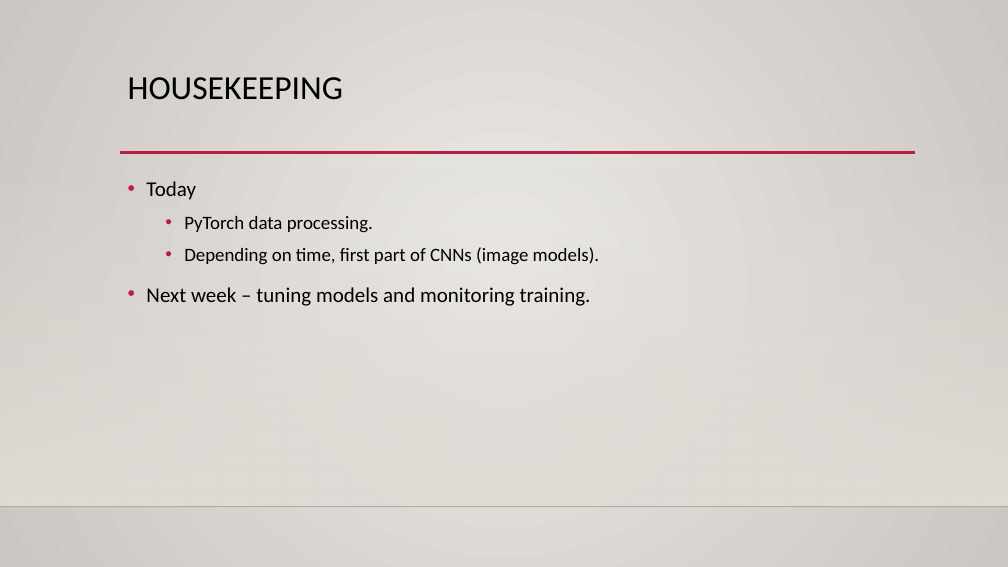
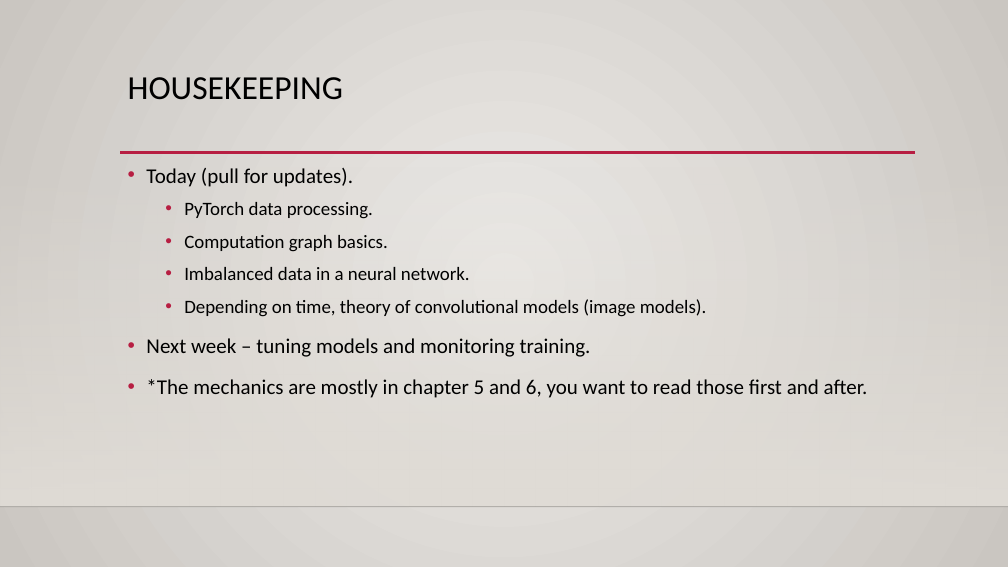
Before and after one commit to AkeemSemperDataScience/Intro_to_Machine_Learning_Students, a slide deck: slide 1 of reference_content/Slides/pytorch_data.pptx. Drawn at 1008x567 pixels with LibreOffice and Linux fonts; fonts in the diff are those of the drawing; background and template pictures are left out. Boxes give left, top, right and bottom in pixels: in the first picture for what was removed or moved away, otherwise in the second. Text is boxed around its words. In the diff, an @@ line names an element or a change of style, - is before the commit and + after.

```diff
--- a/reference_content/Slides/pytorch_data.pptx
+++ b/reference_content/Slides/pytorch_data.pptx
@@ text "Today (pull for updates)." moved from (x1=146, y1=181, x2=600, y2=306) to (x1=146, y1=168, x2=868, y2=398) @@
@@ text at (x1=146, y1=168, x2=353, y2=187): text changed @@
-• Today
+• Today (pull for updates).
@@ text at (x1=184, y1=235, x2=707, y2=317): text changed @@
-  • Depending on time, first part of CNNs (image models).
+  • Computation graph basics.
+  • Imbalanced data in a neural network.
+  • Depending on time, theory of convolutional models (image models).
@@ text at (x1=146, y1=379, x2=868, y2=398): paragraph added @@
+• *The mechanics are mostly in chapter 5 and 6, you want to read those first and after.
```
Also in this commit, not shown: 1 other slide changed, 4 slides added, 4 other files.
